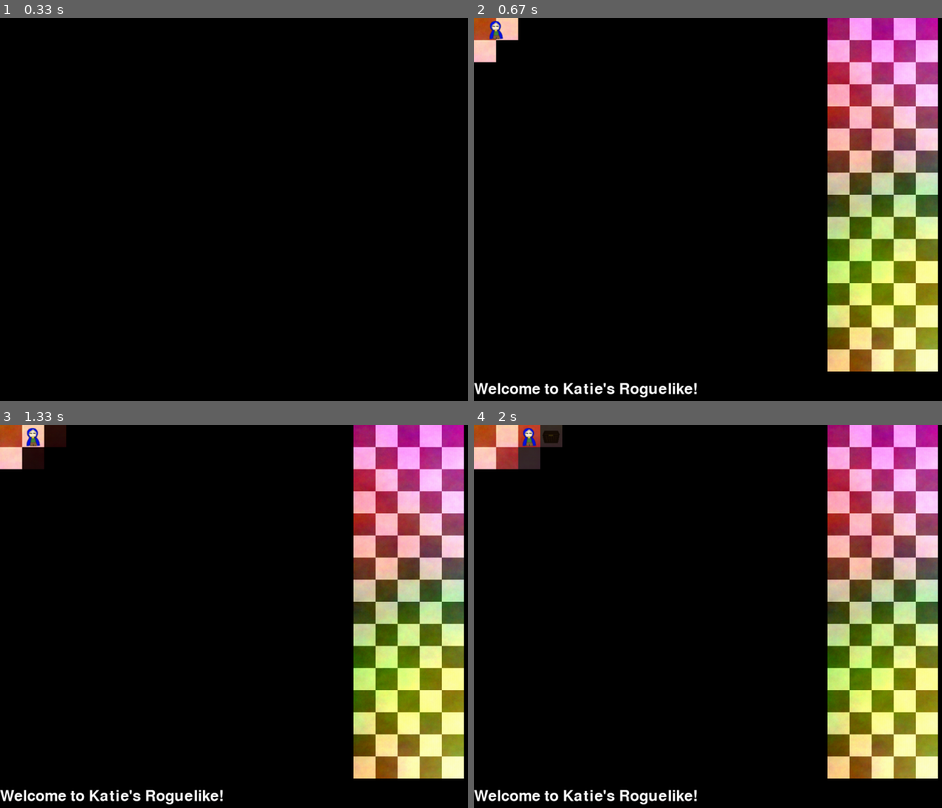
Above: before the commit, frames 1-4 (two rows, left to right).
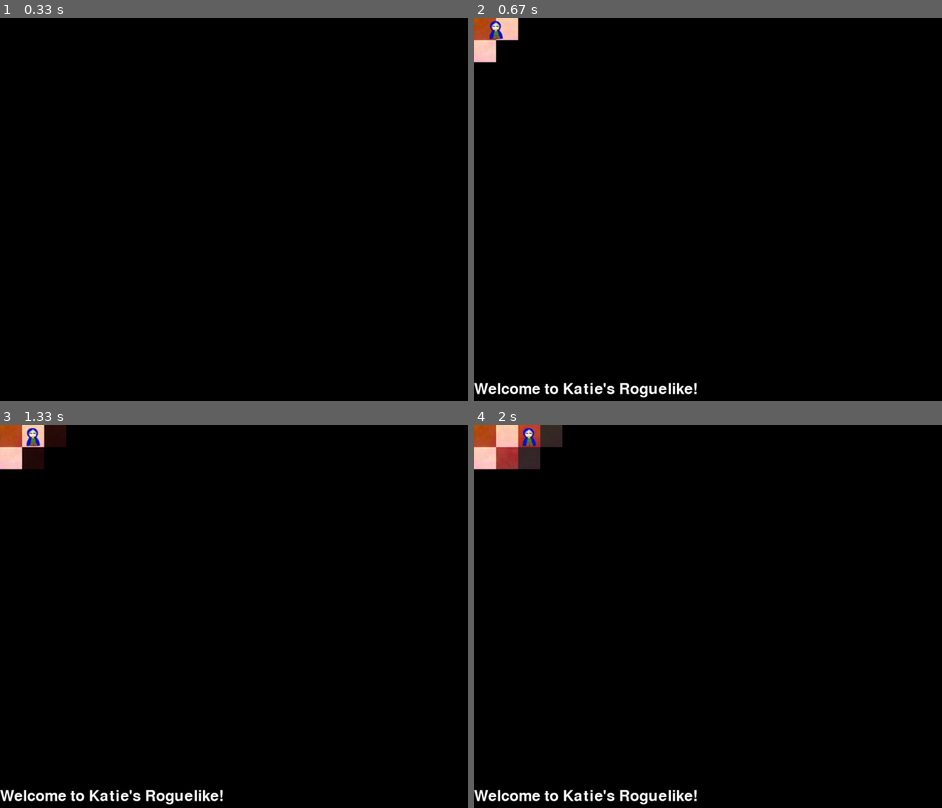
Above: after the commit, the same moments.

Repository: kcunning/Katie-s-Rougish-PyGame
Game: pygame game, started from rogue.py
Same seed, same stepped clock (60 frames per second), same inputs: the game is played once before the commit and once after it. The source is Python 2; it was converted automatically to run under Python 3.
Inputs:
- Up to frame 1 (0.33 s): no input
- Up to frame 2 (0.67 s): hold Right from 0.33 s (still down)
- Up to frame 3 (1.33 s): release Right at 0.8 s
- Up to frame 4 (2 s): hold Right 1.42-1.97 s

Frame 1 is identical in both runs. In frame 2, 22% of the frame differs, in the area x 75-100%, y 0-93%; in frame 3, 22%; in frame 4, 22%, in the area x 14-100%, y 0-93%.

Commit message:
And the board is fixed. Rows and columns are messed up, though.

Diff:
--- a/rogue.py
+++ b/rogue.py
@@ -4,8 +4,8 @@
 
 BLACK = (0,0,0)
 WHITE = (255, 255, 255)
-COLUMNS = 21
-ROWS = 16
+COLUMNS = 16
+ROWS = 21
 TREASURES = 4
 TILE_SIZE = 48
 ALL_TREASURES = {
@@ -50,7 +50,6 @@
                         for j in range(COLUMNS):
                                 row.append(0)
                         map.append(row)
-		print map.__len__(), map[0].__len__()
 		return map
 
 	def clear_block(self, position):
@@ -60,7 +59,6 @@
 		x, y = position
 		col = y/TILE_SIZE
 		row = x/TILE_SIZE
-		print "Row: %s, Col: %s" % (str(row), str(col))
 
 		self.cleared[row][col] = 2
 		if row < ROWS-1:
@@ -114,7 +112,6 @@
 		self.draw_darkness()
                 self.screen.blit(self.player, self.position)
 		self.screen.blit(self.alert, (0, 790))
-		self.map.print_ascii_map()
 		self.run()
 
 	def add_treasure(self, treasure):
@@ -148,7 +145,6 @@
 	def move(self, hor, vert):
 		''' Moves the player, given a keypress.
 		'''
-		print hor, vert
 		x, y = self.position
 		row = x + hor
 		col = y + vert
